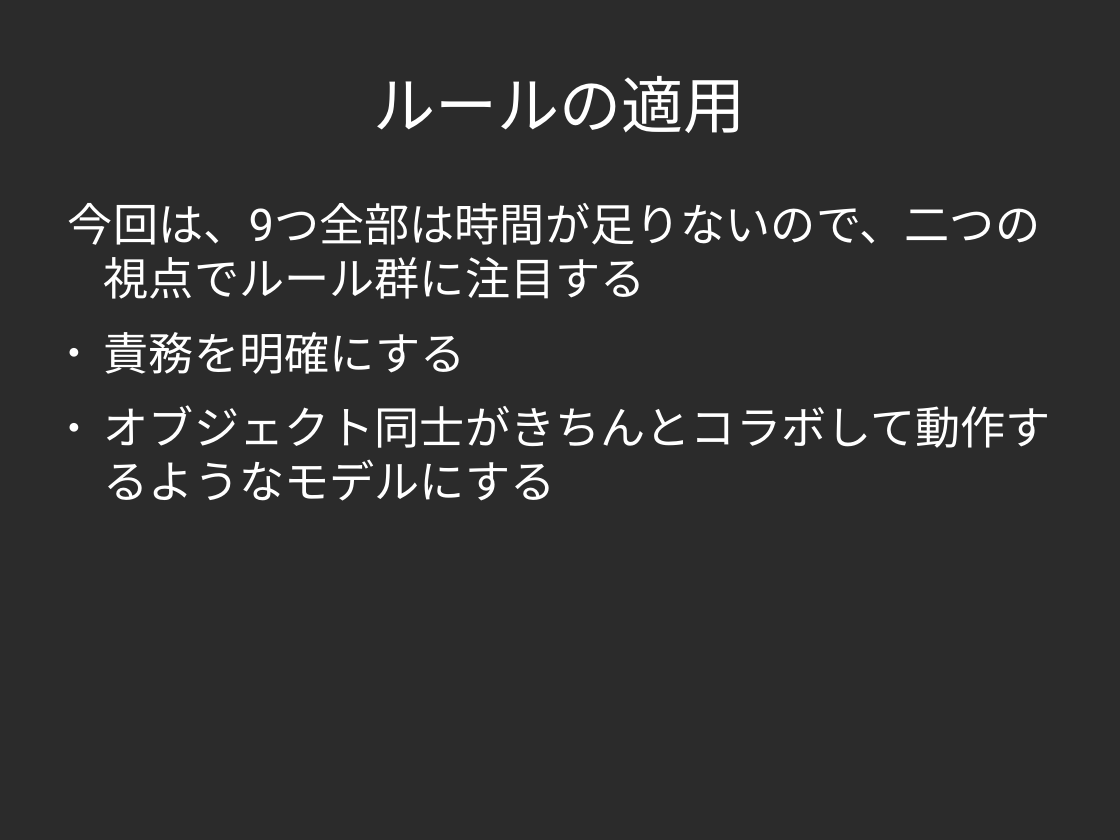
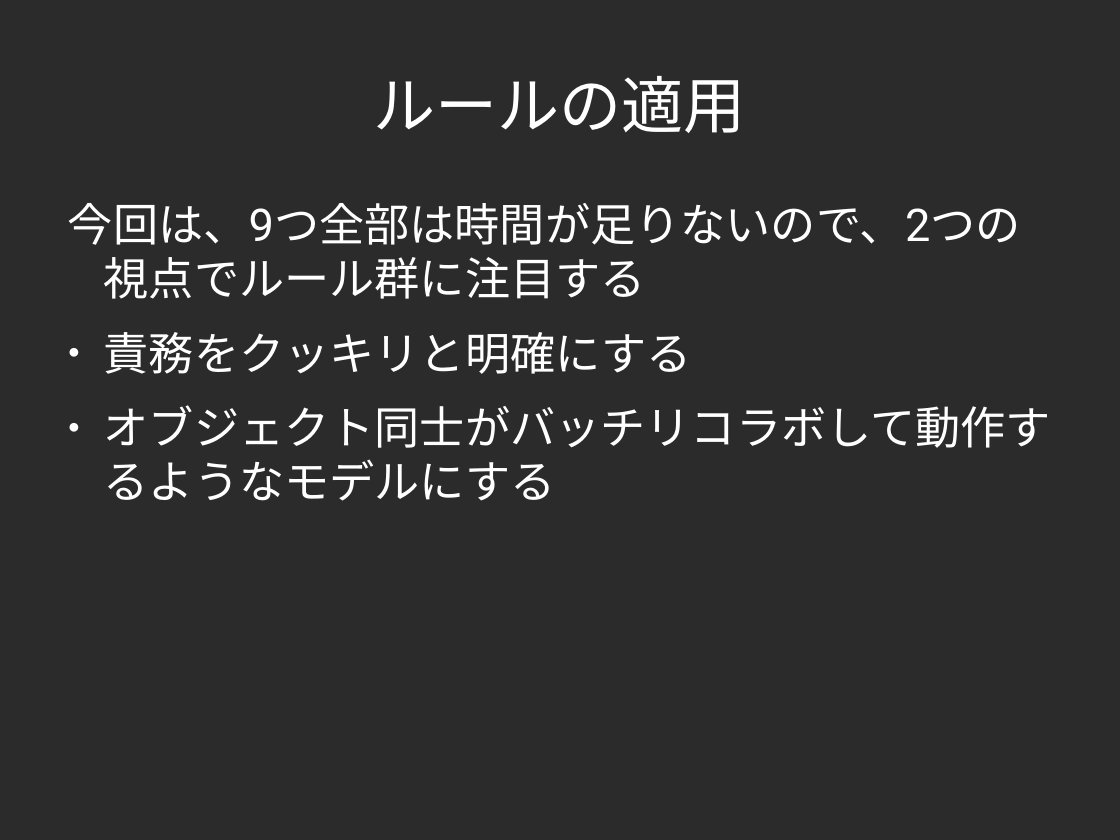
Before and after one commit to yojik/yojik-lib, a slide deck: slide 43 of 2009devsumi/oo_exercise/doc/devsum.odp. Drawn at 1120x840 pixels with LibreOffice and Linux fonts; fonts in the diff are those of the drawing; background and template pictures are left out; a plain dark background stands for a picture behind light text. Boxes give left, top, right and bottom in pixels: in the first picture for what was removed or moved away, otherwise in the second. Text is boxed around its words. In the diff, an @@ line names an element or a change of style, - is before the commit and + after.

```diff
--- a/2009devsumi/oo_exercise/doc/devsum.odp
+++ b/2009devsumi/oo_exercise/doc/devsum.odp
@@ text at (x1=68, y1=203, x2=1051, y2=501): text changed @@
-今回は、9つ全部は時間が足りないので、二つの視点でルール群に注目する
-● 責務を明確にする
-● オブジェクト同士がきちんとコラボして動作するようなモデルにする
+今回は、9つ全部は時間が足りないので、2つの視点でルール群に注目する
+● 責務をクッキリと明確にする
+● オブジェクト同士がバッチリコラボして動作するようなモデルにする
```
Also in this commit, not shown: 29 other slides changed, 1 slide added, 5 other files.
